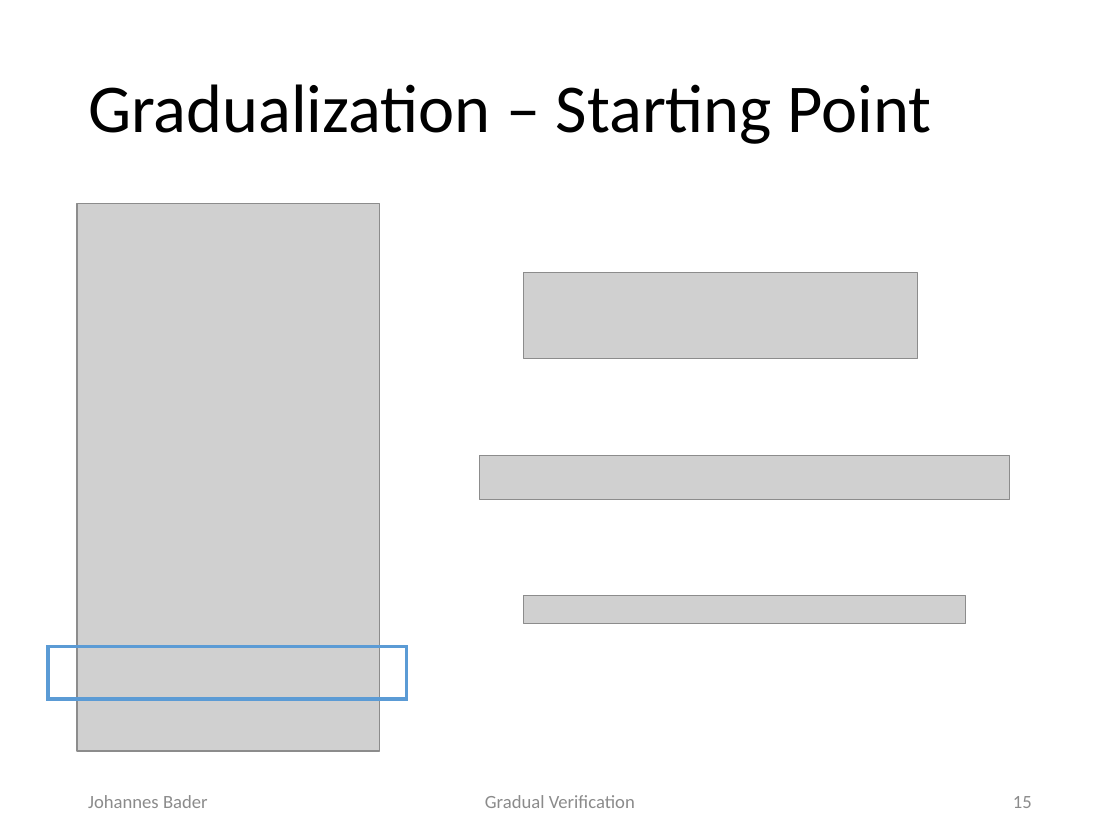
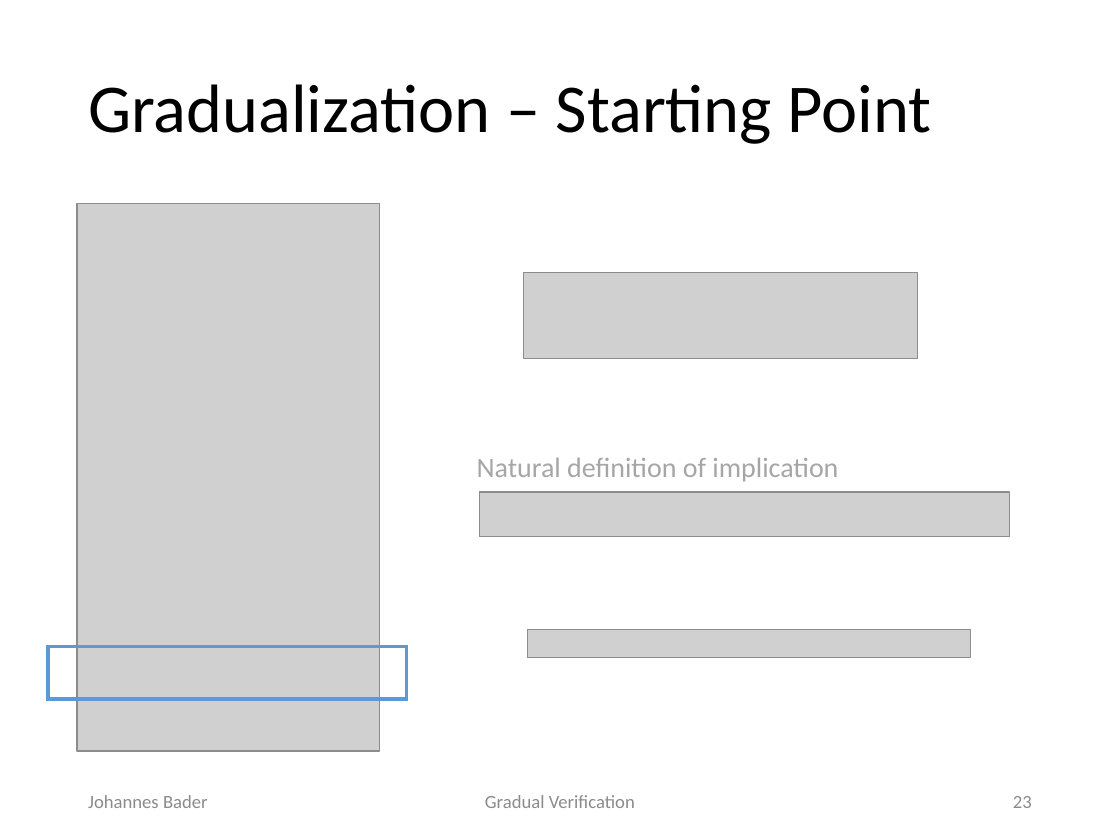
Before and after one commit to olydis/GradVerThesis, a slide deck: slide 23 of presentation/PLunch.pptx (slide 15 before the commit). Drawn at 1120x840 pixels with LibreOffice and Linux fonts; fonts in the diff are those of the drawing; grey boxes stand for pictures. Boxes give left, top, right and bottom in pixels: in the first picture for what was removed or moved away, otherwise in the second. Text is boxed around its words. In the diff, an @@ line names an element or a change of style, - is before the commit and + after.

```diff
--- a/presentation/PLunch.pptx
+++ b/presentation/PLunch.pptx
@@ text added at (x1=477, y1=458, x2=838, y2=482), 18 pt, text #A6A6A6 @@
+Natural definition of implication
@@ picture moved from (x1=479, y1=455, x2=1009, y2=498) to (x1=479, y1=492, x2=1009, y2=535) @@
@@ picture moved from (x1=523, y1=596, x2=965, y2=624) to (x1=528, y1=629, x2=970, y2=657) @@
@@ page number at (x1=1013, y1=796, x2=1032, y2=808): text changed @@
-15
+23
```
Also in this commit, not shown: 13 other slides changed, 8 slides added.
